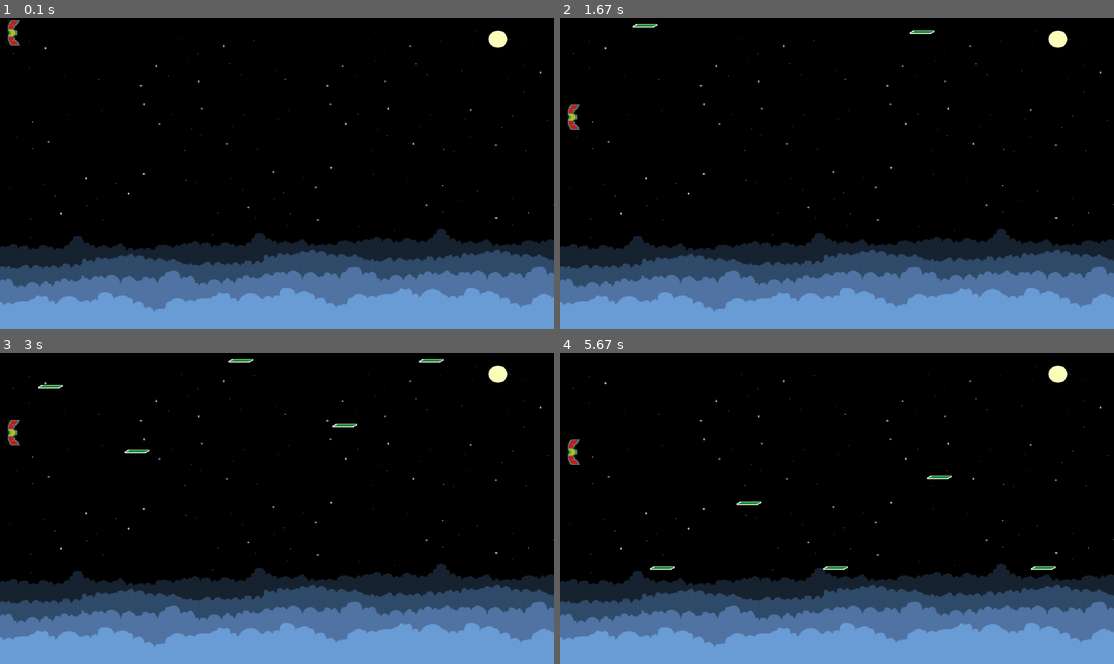
Above: before the commit, frames 1-4 (two rows, left to right).
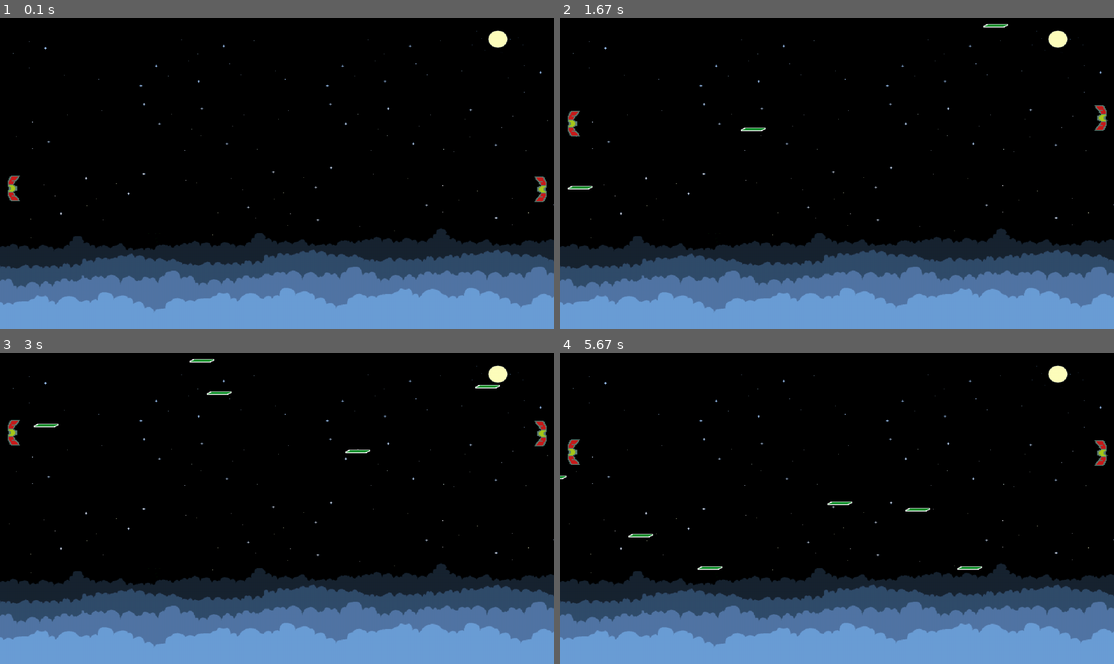
Above: after the commit, the same moments.

Repository: joshuaMarple/pygame-workshop
Game: pygame game, started from part3/main.py
Same seed, same stepped clock (60 frames per second), same inputs: the game is played once before the commit and once after it.
Inputs:
- Up to frame 1 (0.1 s): no input
- Up to frame 2 (1.67 s): hold Space 0.33-0.8 s; hold Up 0.33-0.8 s; hold Up 0.83-1.3 s; hold W 0.83-1.3 s; tap Space at 0.9, 1.2, 1.4 s; tap Shift at 0.98 s; hold Down 1.33-1.63 s; hold S 1.33-1.63 s
- Up to frame 3 (3 s): hold Up 1.67-2.03 s; hold W 1.67-2.03 s; tap Space at 1.73, 2.13, 2.53, 2.87 s; hold Down 2.07-2.43 s; hold S 2.07-2.43 s; tap Shift at 2.22 s; hold Up 2.47-2.77 s; hold W 2.47-2.77 s; hold Esc from 2.8 s (still down); hold Down from 2.8 s (still down); hold S from 2.8 s (still down)
- Up to frame 4 (5.67 s): release Esc at 3.1 s; release Down at 3.1 s; release S at 3.1 s; tap Enter at 3.13 s; hold Down 3.47-3.77 s; hold S 3.47-3.77 s; tap Space at 3.53, 3.87, 4.27, 4.67, 5, 5.33 s; hold Up 3.8-4.17 s; hold W 3.8-4.17 s; hold Down 4.2-4.57 s; hold S 4.2-4.57 s; tap Shift at 4.35, 5.42 s; hold Up 4.6-4.9 s; hold W 4.6-4.9 s; hold Down 4.93-5.23 s; hold S 4.93-5.23 s; hold Up 5.27-5.63 s; hold W 5.27-5.63 s

The runs differ from the first frame. In frame 1, 0.4% of the frame differs, in the area x 1-99%, y 0-60%; in frame 2, 0.6%; in frame 3, 0.7%; in frame 4, 0.7%, in the area x 0-99%, y 28-70%.

Commit message:
finished the game

Diff:
--- a/part3/code/game.py
+++ b/part3/code/game.py
@@ -1,8 +1,8 @@
 import pygame, random, sys
 from pygame.locals import *
 import globalDefs
-# from bear import *
 from player import Player
+
 def startGame():
     pygame.init()
     mainClock = pygame.time.Clock()
@@ -17,7 +17,8 @@
     window_surface.blit(globalDefs.background, (-10,-10))
     font = pygame.font.Font("./resources/manteka.ttf", 30)
 
-    player = Player()
+    player = Player('./resources/spaceship.png', "left", 0, globalDefs.WINDOWHEIGHT/2)
+    enemy = Player('./resources/enemy.png', "right", globalDefs.WINDOWWIDTH-70, globalDefs.WINDOWHEIGHT/2)
 
 
     def terminate():
@@ -51,8 +52,10 @@
         window_surface.blit(globalDefs.background, (0,0))
 
         window_surface.blit(player.image, player.rect)
+        window_surface.blit(enemy.image, enemy.rect)
 
         player.update(window_surface)
+        enemy.update(window_surface)
 
         pygame.display.update()
 
@@ -63,11 +66,19 @@
             terminate()
         if event.type == KEYDOWN:
             if event.key == K_DOWN:
+                enemy.move_mod(True, False)
+            if event.key == K_UP:
+                enemy.move_mod(False, True)
+            if event.key == K_SPACE:
+                enemy.fire_laser()
+
+            if event.key == K_w:
+                player.move_mod(False, True)
+            if event.key == K_s:
                 player.move_mod(True, False)
-            if event.key == K_UP:
-                player.move_mod(False, True)
-            if event.key == K_SPACE:
+            if event.key == K_LSHIFT:
                 player.fire_laser()
+
         if event.type == KEYUP:
             if event.key == K_ESCAPE:
                 drawText('press enter to unpause', font, window_surface, (globalDefs.WINDOWWIDTH /3), (globalDefs.WINDOWHEIGHT / 3))
@@ -75,8 +86,13 @@
                 pygame.display.update()
                 wait_key()
             if event.key == K_UP:
+                enemy.move_mod(False, False)
+            if event.key == K_DOWN:
+                enemy.move_mod(False, False)
+
+            if event.key == K_w:
                 player.move_mod(False, False)
-            if event.key == K_DOWN:
+            if event.key == K_s:
                 player.move_mod(False, False)
 
 
--- a/part3/code/laserKittens.py
+++ /dev/null
@@ -1,109 +0,0 @@
-import pygame, random, sys
-from pygame.locals import *
-import globalDefs
-from bear import *
-from player import Player
-def startGame():
-    pygame.init()
-    mainClock = pygame.time.Clock()
-
-    windowSurface = pygame.display.set_mode((0,0),pygame.FULLSCREEN)
-    globalDefs.WINDOWWIDTH = pygame.display.Info().current_w
-    globalDefs.WINDOWHEIGHT = pygame.display.Info().current_h
-    globalDefs.background = pygame.transform.scale(pygame.image.load('./res/space.jpg').convert_alpha(), (globalDefs.WINDOWWIDTH, globalDefs.WINDOWHEIGHT))
-    # globalDefs.background = pygame.transform.scale(background, (globalDefs.WINDOWWIDTH, globalDefs.WINDOWHEIGHT))
-    pygame.display.set_caption('Kitten Lasers')
-    pygame.mouse.set_visible(False)
-    windowSurface.fill(globalDefs.BACKGROUNDCOLOR)
-    windowSurface.blit(globalDefs.background, (-10,-10))
-    font = pygame.font.Font("./res/manteka.ttf", 30)
-
-    beary = bear()
-    beary.center()
-    player = Player()
-    beary.summon()
-
-    def terminate():
-        pygame.quit()
-        sys.exit()
-
-    def waitKey():
-        while True:
-            for event in pygame.event.get():
-                if event.type == QUIT:
-                    terminate()
-                if event.type == KEYDOWN:
-                    if event.key == K_ESCAPE:
-                        terminate()
-                    if event.key == K_RETURN:
-                        return
-
-    def drawText(text, font, surface, x, y):
-        textobj = font.render(text, 1, globalDefs.TEXTCOLOR)
-        textrect = textobj.get_rect()
-        textrect.topleft = (x,y)
-        surface.blit(textobj, textrect)
-
-    def clearScreen():
-        windowSurface.fill(globalDefs.BACKGROUNDCOLOR)
-        windowSurface.blit(globalDefs.background, (0,0))
-
-    def redraw():
-        global window
-        windowSurface.fill(globalDefs.BACKGROUNDCOLOR)
-        windowSurface.blit(globalDefs.background, (0,0))
-
-        if (beary.isSummoned()):
-            beary.chargeBear(windowSurface)
-            windowSurface.blit(beary.BearPic, beary.bearRect)
-
-            # beary.splazers(windowSurface, planets)
-
-        windowSurface.blit(player.image, player.rect)
-
-        player.update(windowSurface)
-        player.rockets.update()
-
-        pygame.display.update()
-
-        mainClock.tick(globalDefs.FPS)
-
-    def eventChecker(event):
-        if event.type == QUIT:
-            terminate()
-        if event.type == KEYDOWN:
-            if event.key == K_DOWN:
-                player.moveModder(True, False)
-                beary.moveModder(True, False)
-            if event.key == K_UP:
-                player.moveModder(False, True)
-                beary.moveModder(False, True)
-            if event.key == K_SPACE:
-                # kit.laserFire = True
-                player.fireRockets()
-        if event.type == KEYUP:
-            if event.key == K_ESCAPE:
-                drawText('press enter to unpause', font, windowSurface, (globalDefs.WINDOWWIDTH /3), (globalDefs.WINDOWHEIGHT / 3))
-                drawText('press esc again to exit', font, windowSurface, (globalDefs.WINDOWWIDTH /3), (globalDefs.WINDOWHEIGHT / 3) + 50)
-                pygame.display.update()
-                waitKey()
-            if event.key == K_UP:
-                player.moveModder(False, False)
-                beary.moveModder(False, False)
-            if event.key == K_DOWN:
-                player.moveModder(False, False)
-                beary.moveModder(False, False)
-
-
-    windowSurface.fill(globalDefs.BACKGROUNDCOLOR)
-    windowSurface.blit(globalDefs.background, (0,0))
-
-    while True:
-        for event in pygame.event.get():
-            eventChecker(event)
-
-        beary.update()
-
-        # laserColDet(kit, beary)
-
-        redraw()
--- a/part3/code/player.py
+++ b/part3/code/player.py
@@ -3,13 +3,16 @@
 from Laser import Laser
 import globalDefs
 class Player(pygame.sprite.Sprite):
-    def __init__(self):
+    def __init__(self, image, direction, x_cord, y_cord):
         pygame.sprite.Sprite.__init__(self)
         self.health = 100
-        self.image = pygame.transform.scale(pygame.image.load('./resources/spaceship.png'), (70,70))
+        self.image = pygame.transform.scale(pygame.image.load(image), (70,70))
         self.rect = self.image.get_rect()
+        self.rect.left = x_cord
+        self.rect.top = y_cord
         self.playerMove = 15
         self.health = 100
+        self.direction = direction
         self.moveUp = False
         self.moveDown = False
         self.lasers = pygame.sprite.Group()
@@ -17,9 +20,15 @@
     def fire_laser(self):
         newlaser = Laser()
         newlaser.rect.center = self.rect.center
+        if self.direction == "right":
+            newlaser.speed = -15
         self.lasers.add(newlaser)
 
     def update(self, windowSurface):
+        for i in self.lasers:
+            if i.rect.x > globalDefs.WINDOWWIDTH:
+                i.kill()
+                del i
         self.lasers.update()
         self.lasers.draw(windowSurface)
         self.move()
Binary file added: part3/resources/enemy.png
